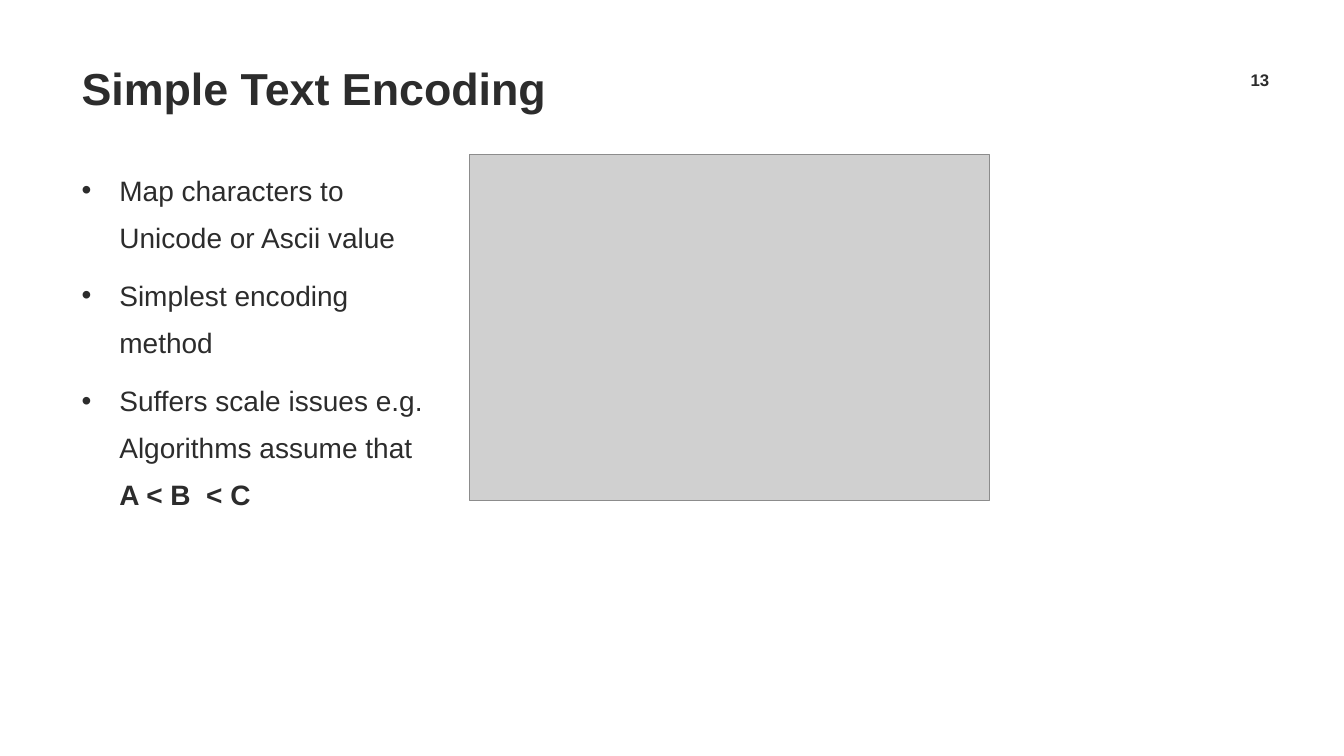
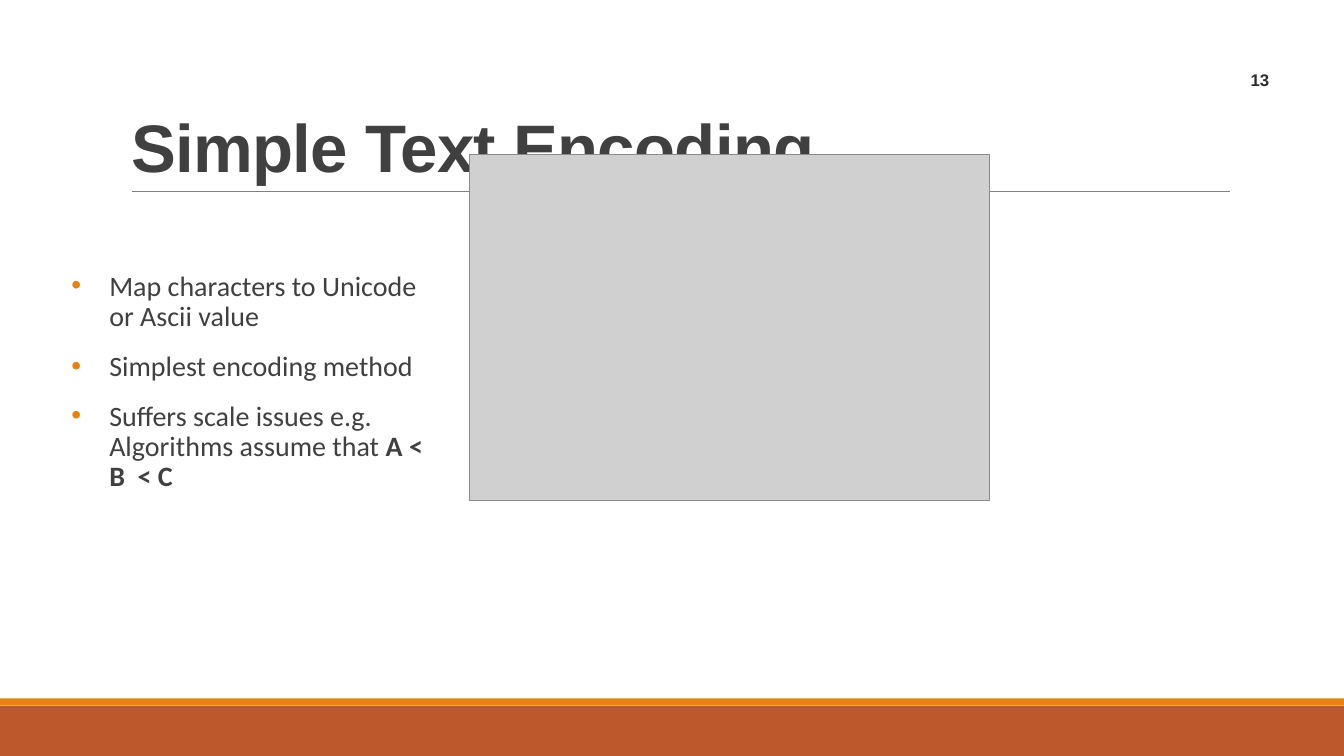
Before and after one commit to TrainingByPackt/Natural-Language-Processing-Fundamentals, a slide deck: slide 13 of Lesson-7-VectorRepresentations/Lesson 7.pptx. Drawn at 1344x756 pixels with LibreOffice and Linux fonts; fonts in the diff are those of the drawing; grey boxes stand for pictures; background and template pictures are left out. Boxes give left, top, right and bottom in pixels: in the first picture for what was removed or moved away, otherwise in the second. Text is boxed around its words. In the diff, an @@ line names an element or a change of style, - is before the commit and + after.

```diff
--- a/Lesson-7-VectorRepresentations/Lesson 7.pptx
+++ b/Lesson-7-VectorRepresentations/Lesson 7.pptx
@@ title "Simple Text Encoding": place and size @@
-title "Simple Text Encoding" at <box>82,72,546,114</box>
+title "Simple Text Encoding" at <box>131,119,814,185</box>
@@ title "Simple Text Encoding" at <box>131,119,814,185</box>: size 32 to 48 pt, text colour #2C2C2C to #404040, letter spacing 0 to -0.5 pt; line spacing 1 to 0.85; vertical alignment middle to bottom @@
@@ line added from (132, 192) to (1231, 192), #808080 0.5 pt @@
@@ text "Map characters to Unicode or ...": place and size @@
-text "Map characters to Unicode or ..." at <box>119,180,423,506</box>
+text "Map characters to Unicode or ..." at <box>109,276,416,486</box>
@@ text "Map characters to Unicode or ..." at <box>109,276,416,486</box>: font Arial to Calibri, text colour #2C2C2C to #404040; line spacing 1.4 to 0.9; more space between paragraphs @@
@@ rectangle added at <box>0,706,1344,756</box>, fill #BD582C @@
@@ rectangle added at <box>0,699,1344,706</box>, fill #E48312 @@
```
Also in this commit, not shown: 23 other slides changed, 5 slides added, 3 other files.
